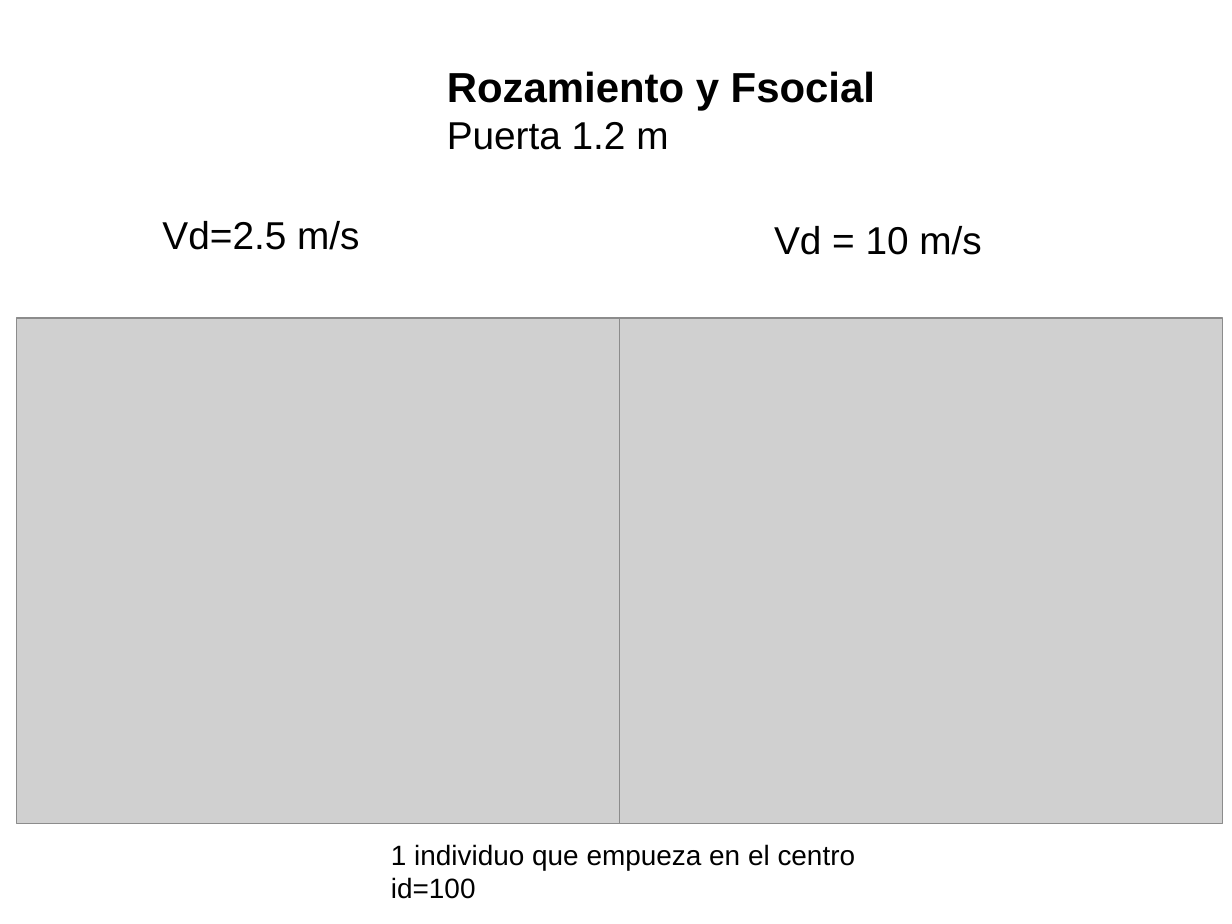
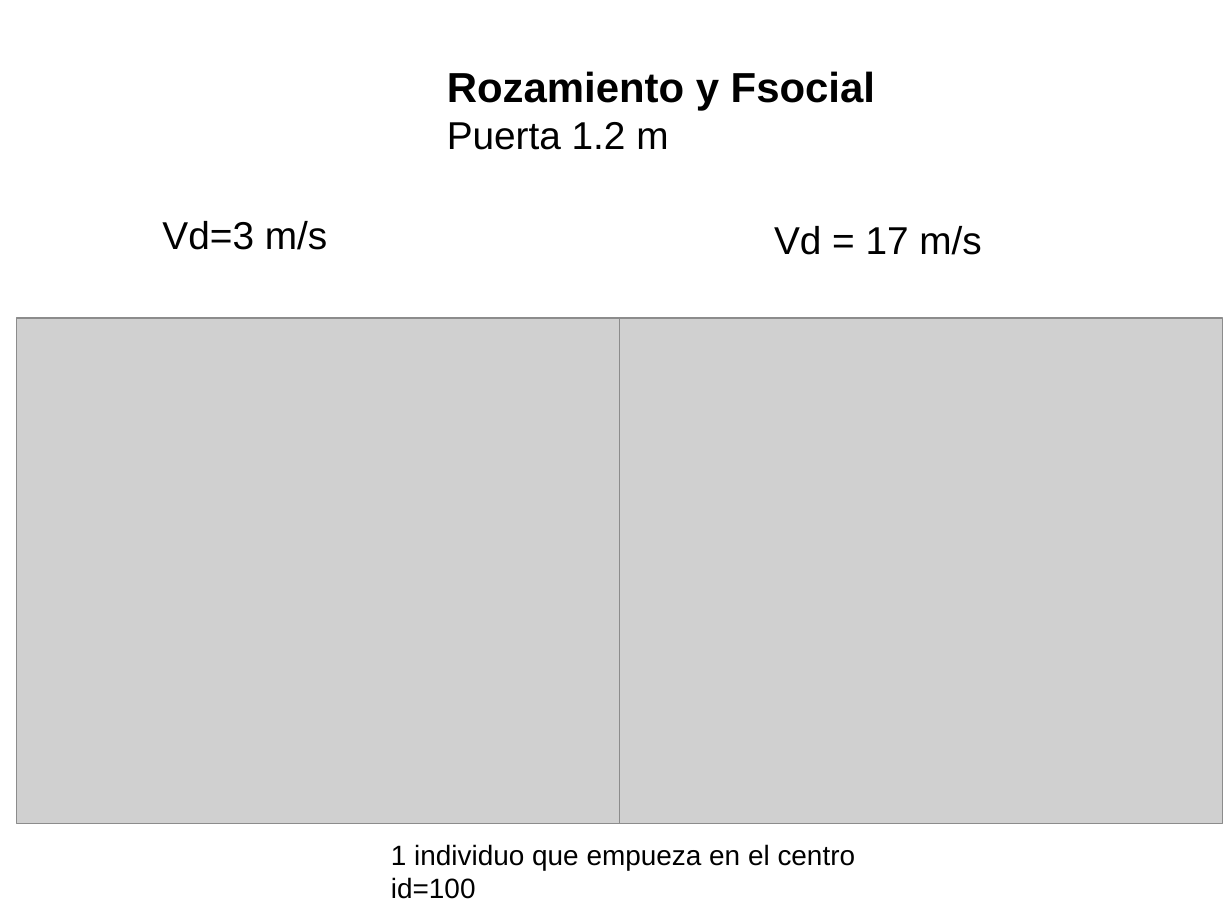
Before and after one commit to ignaciosticco/super_ath, a slide deck: slide 21 of present_superath1.odp. Drawn at 1232x924 pixels with LibreOffice and Linux fonts; fonts in the diff are those of the drawing; grey boxes stand for pictures. Boxes give left, top, right and bottom in pixels: in the first picture for what was removed or moved away, otherwise in the second. Text is boxed around its words. In the diff, an @@ line names an element or a change of style, - is before the commit and + after.

```diff
--- a/present_superath1.odp
+++ b/present_superath1.odp
@@ text at [162, 221, 327, 250]: text changed @@
-Vd=2.5 m/s
+Vd=3 m/s
@@ text at [774, 226, 981, 255]: text changed @@
-Vd = 10 m/s
+Vd = 17 m/s
```
Also in this commit, not shown: 3 other slides changed, 42 other files.
